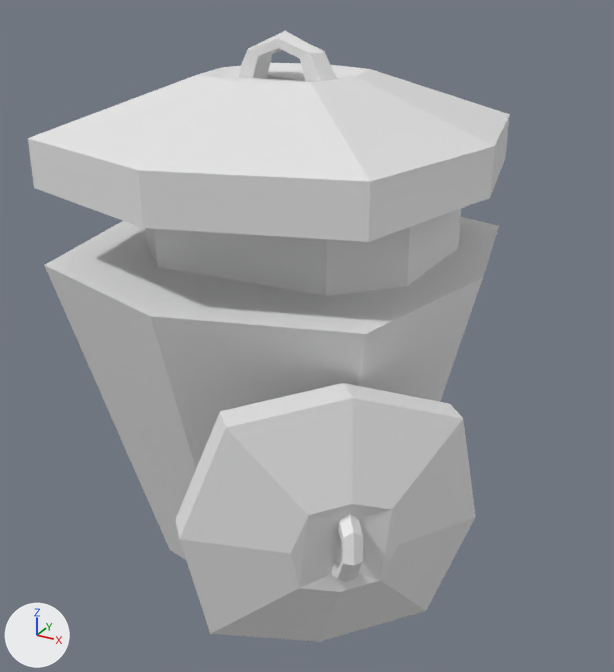
An edit to the glTF model autobattler/models/garbage_man/garbage_man.glb, drawn before and after from the same camera.
The view is the same before and after, from a 50 mm lens placed at (1.194, -2.058, 1.755), pointed at (0.059, 0.007, 0.723). The lights are fixed; the arrows at lower left show +X, +Y and +Z.

Objects in the first picture: 'body', 'lid', 'shield'.
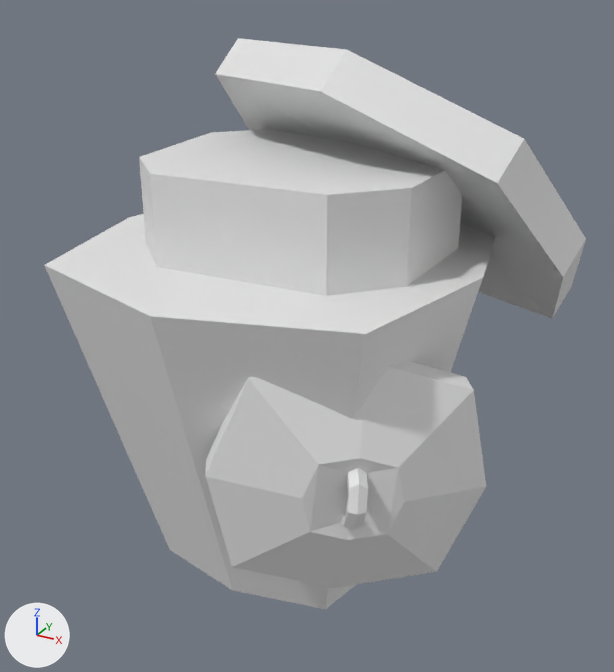
What changed in the scene script:
```text
Change ob_lid:
    ob_lid.rotation_euler: (0.0, 0.0, 3.137) -> (0.711, -0.192, 2.955)  # degrees (0, 0, 180) -> degrees (41, -11, 169)
Change ob_shield:
    ob_shield.location: (0.154, -0.267, 0.547) -> (0.154, -0.032, 0.547)
    ob_shield.rotation_euler: (1.603, -1.466, 0.734) -> (1.603, -1.466, 0.566)  # degrees (92, -84, 42) -> degrees (92, -84, 32)
```

Where the change shows, as pixel boxes [x1, y1, x2, y2] in the pictures (614 x 672 px):
'lid', turned: before [28, 31, 510, 242]; after [215, 38, 586, 318]
'shield', moved, turned: before [175, 383, 476, 642]; after [206, 362, 486, 588]
